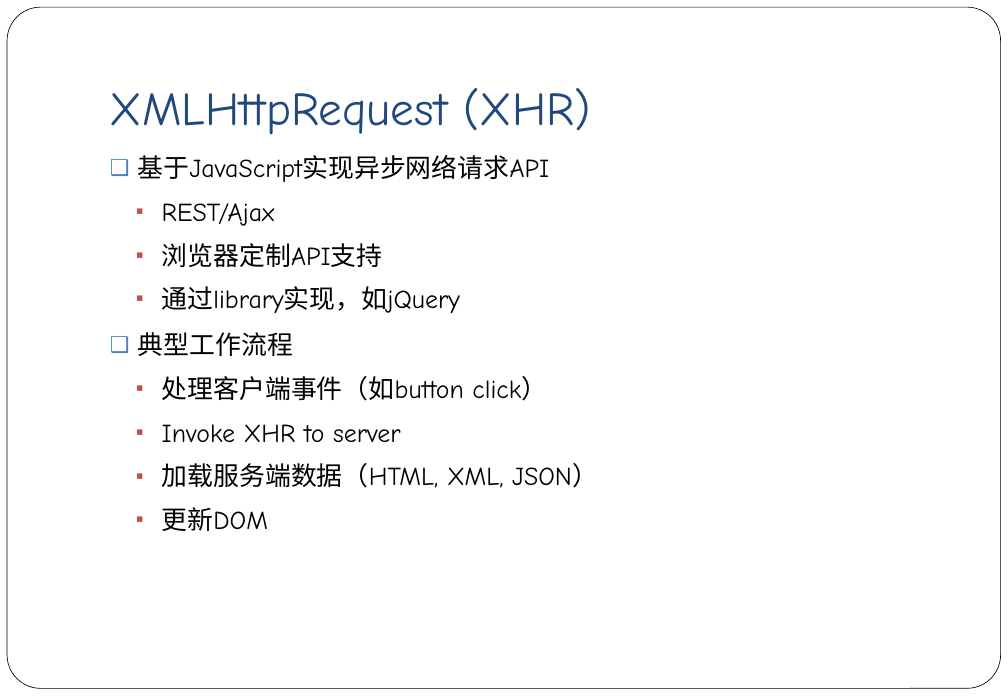
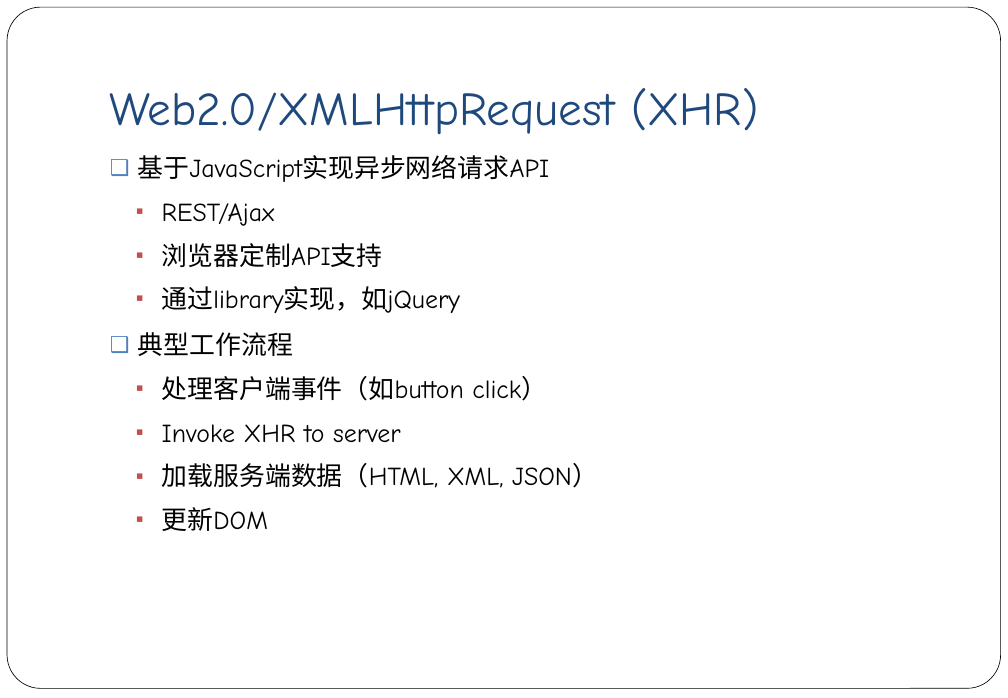
Before and after one commit to hxuhack/hxuhack.github.io, a slide deck: slide 18 of lecture/network_sec/L6-Web安全.pptx. Drawn at 1008x698 pixels with LibreOffice and Linux fonts; fonts in the diff are those of the drawing. Boxes give left, top, right and bottom in pixels: in the first picture for what was removed or moved away, otherwise in the second. Text is boxed around its words. In the diff, an @@ line names an element or a change of style, - is before the commit and + after.

```diff
--- a/lecture/network_sec/L6-Web安全.pptx
+++ b/lecture/network_sec/L6-Web安全.pptx
@@ title at [110, 88, 758, 135]: text changed @@
-XMLHttpRequest (XHR)
+Web2.0/XMLHttpRequest (XHR)
```
Also in this commit, not shown: 4 other slides changed.
